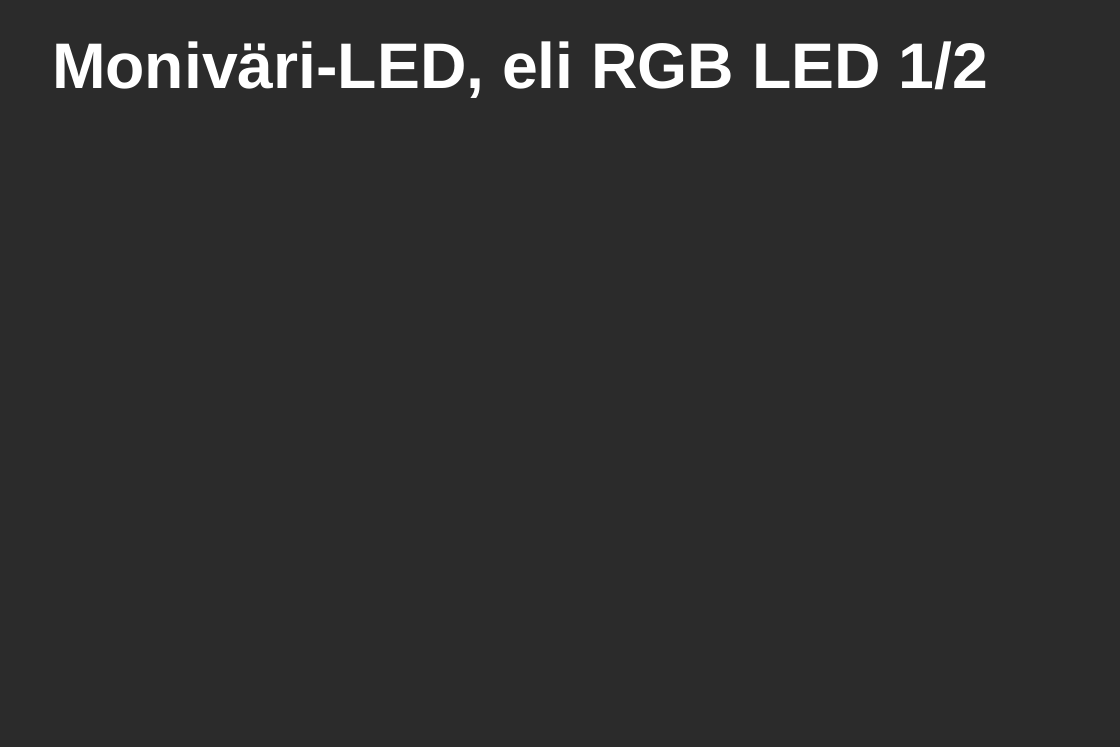
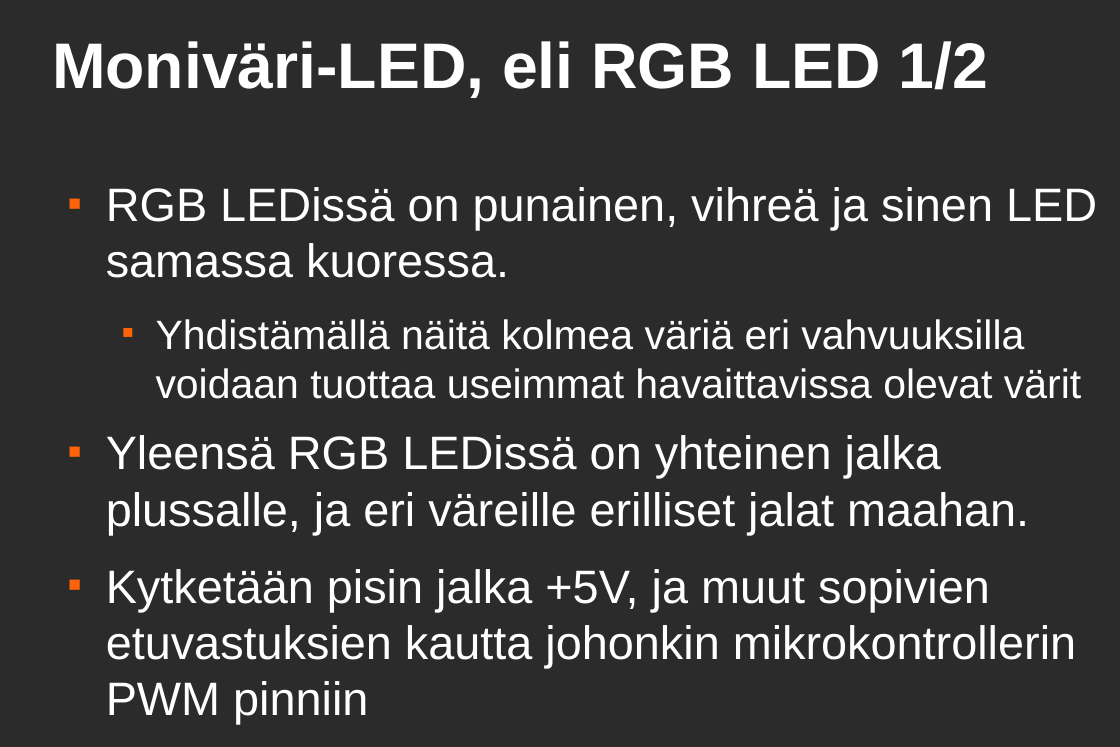
Before and after one commit to HelsinkiHacklab/arduinon-perusteet, a slide deck: slide 8 of arduinon-perusteet.odp. Drawn at 1120x747 pixels with LibreOffice and Linux fonts; fonts in the diff are those of the drawing; background and template pictures are left out; a plain dark background stands for a picture behind light text. Boxes give left, top, right and bottom in pixels: in the first picture for what was removed or moved away, otherwise in the second. Text is boxed around its words. In the diff, an @@ line names an element or a change of style, - is before the commit and + after.

```diff
--- a/arduinon-perusteet.odp
+++ b/arduinon-perusteet.odp
@@ text added at box(106, 187, 1097, 668), 32 pt, text #FFFFFF @@
+■ RGB LEDissä on punainen, vihreä ja sinen LED samassa kuoressa.
+  ■ Yhdistämällä näitä kolmea väriä eri vahvuuksilla voidaan tuottaa useimmat havaittavissa olevat värit
+■ Yleensä RGB LEDissä on yhteinen jalka plussalle, ja eri väreille erilliset jalat maahan.
+■ Kytketään pisin jalka +5V, ja muut sopivien etuvastuksien kautta johonkin mikrokontrollerin PWM pinniin
```
Also in this commit, not shown: 1 other slide changed.
